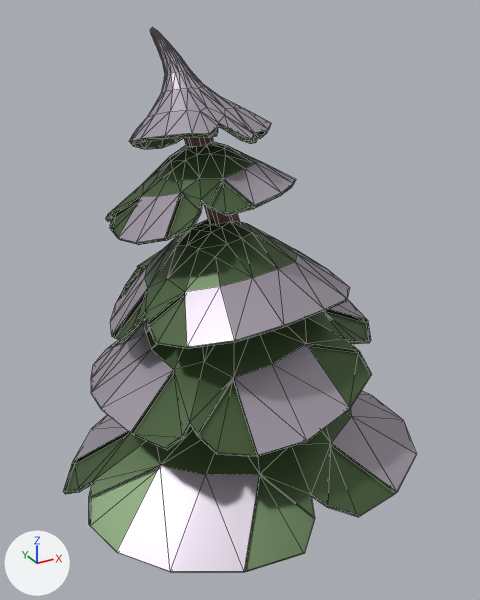
One commit to the glTF model public/models/q-pine-snow.lod.glb: the scene before it, then after it.
Camera for both pictures: a 50 mm camera at (-1.47, -2.88, 2.77) aimed at (0.07, -0.08, 1.37). Lighting does not change. The marker at lower left points along +X, +Y and +Z. The older version comes first. Mesh edges are drawn as thin lines. Where no turn or scale is listed for an object, it has been applied to the vertices. Vertices at exactly the same position are counted once.

The first picture shows 'PineTree_Snow_1'.
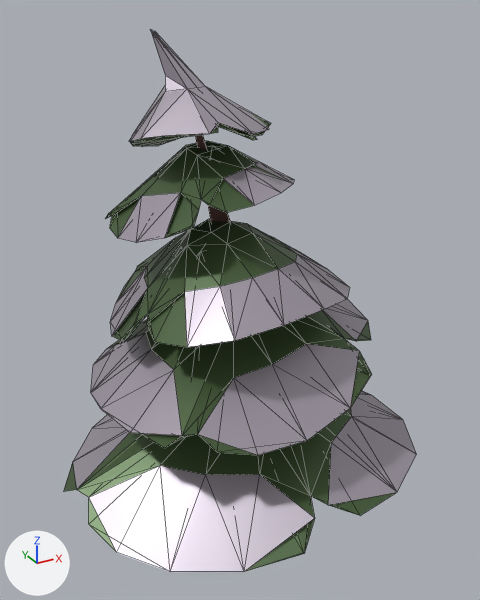
Where the newer file only moved an object's origin or applied its transform, the numbers keep the older frame.

The change, as a list of edits to the scene's bpy script:
```text
Change me_pinetree_snow_1:
    used by ob_pinetree_snow_1; location = (0.043, -0.077, 1.337)
    remove me_pinetree_snow_1.from_pydata(...)  # 972 vertices, 1849 faces; spans x -0.98..0.98, y -0.91..0.91, z -1.35..1.35
    add me_pinetree_snow_1.from_pydata(...)  # 329 vertices, 555 faces; spans x -0.98..0.98, y -0.91..0.9, z -1.35..1.34
    me_pinetree_snow_1 part 1: 1 vertex moved within x -0.26, y 0.3, z 1.32; 643 vertices removed from x -0.97..0.97, y -0.87..0.91, z -1.0..1.35
```

Pixel boxes [x1, y1, x2, y2] of what changed, in the pictures (480 x 600 px):
'PineTree_Snow_1', reshaped: before [63, 27, 417, 573]; after [63, 30, 417, 572]
part 1 of me_pinetree_snow_1, reshaped: before [63, 27, 397, 573]
